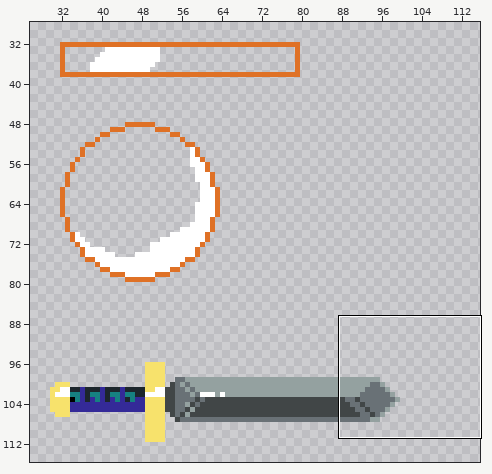
A pixel-art file gets an edit: Assets/AsepriteFile/practice/flash.aseprite. The first picture is a wide view before the edit; the outline marks the close-up.
Close-up. Earlier state:
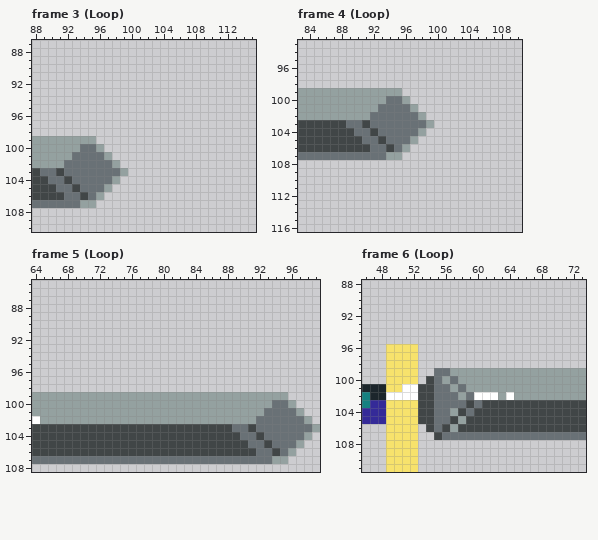
128x128 pixels, 11 frames. Shown: frame 3 (Loop): x 88..115, y 87..110; frame 4 (Loop): x 83..110, y 93..116; frame 5 (Loop): x 64..99, y 85..108; frame 6 (Loop): x 46..73, y 88..111. The wide view leaves out empty margins. The commit also changed other frames or places, which this record leaves out.
New version:
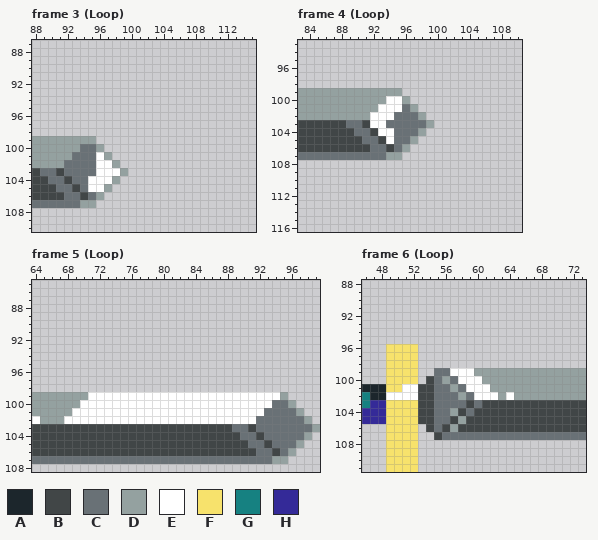
Palette (. is transparent): A #1c262c  B #414647  C #697176  D #94a1a0  E #ffffff  F #f7e26c  G #168181  H #342a98
Commit: [art]: 完成sword闪光动画的绘制
From old to new:
Frame 3 (Loop), layer "sword":
y 101: x 96 C -> E
y 102: x 96..97 CC -> EE
y 103: x 96..98 CCC -> EEE
y 104: x 95..97 CCC -> EEE
y 105: x 95..96 CC -> EE
Frame 4 (Loop), layer "sword":
y 100: x 94..95 CC -> EE
y 101: x 93..95 CCC -> EEE
y 102: x 92..94 CCC -> EEE
y 103: x 92..93 CC -> EE
y 104: x 93..94 CC -> EE
y 105: x 94 C -> E
Frame 5 (Loop), layer "sword":
y 99: x 71..94 DDDDDDDDDDDDDDDDDDDDDDDD -> EEEEEEEEEEEEEEEEEEEEEEEE
y 100: x 70..93 DDDDDDDDDDDDDDDDDDDDDDDD -> EEEEEEEEEEEEEEEEEEEEEEEE
y 101: x 69..92 DDDDDDDDDDDDDDDDDDDDDDDD -> EEEEEEEEEEEEEEEEEEEEEEEE
y 102: x 68..91 DDDDDDDDDDDDDDDDDDDDDDDD -> EEEEEEEEEEEEEEEEEEEEEEEE
Frame 6 (Loop), layer "sword":
y 99: x 57..59 DDD -> EEE
y 100: x 58..60 DDD -> EEE
y 101: x 59..61 DDD -> EEE
Pixel boxes of the changes (left, top, right, bottom) in both close-ups:
changed: (88, 152, 120, 192)
changed: (370, 96, 402, 144)
changed: (64, 392, 280, 424)
changed: (450, 368, 490, 392)
